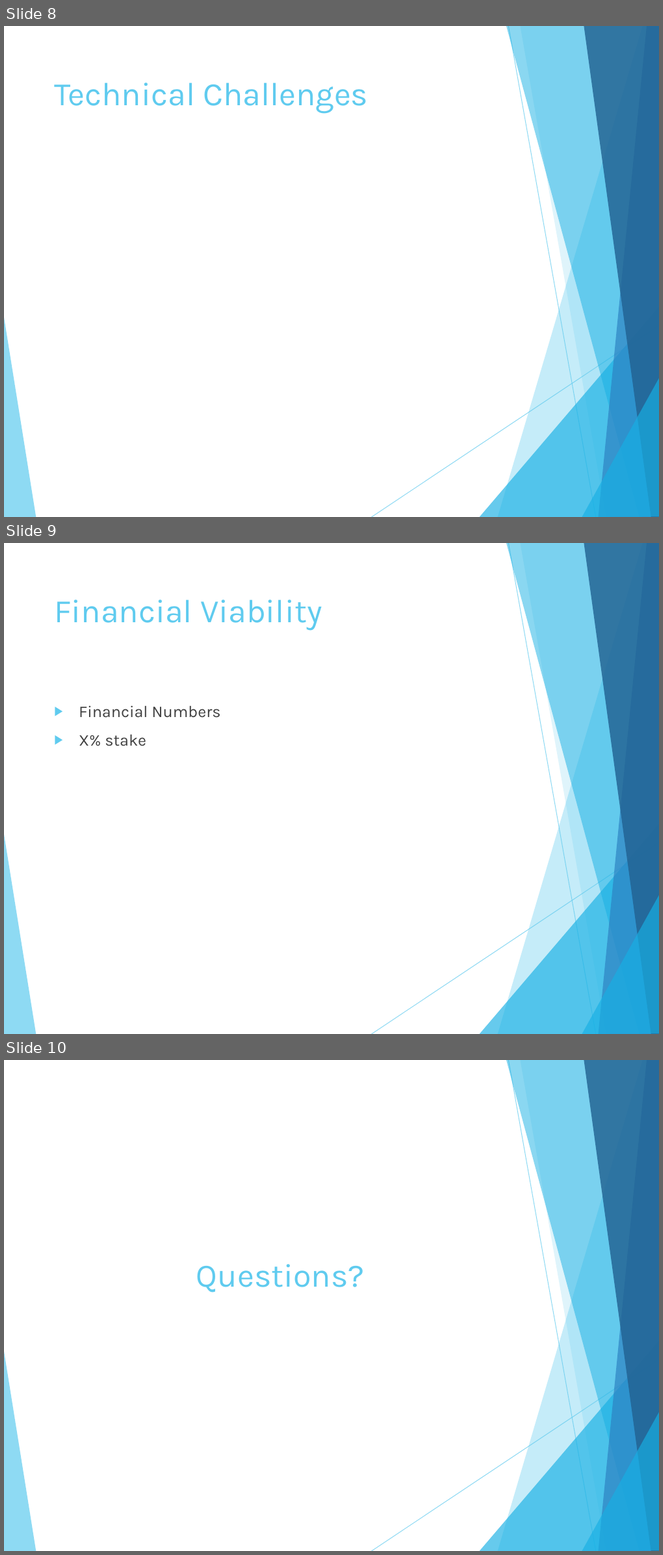
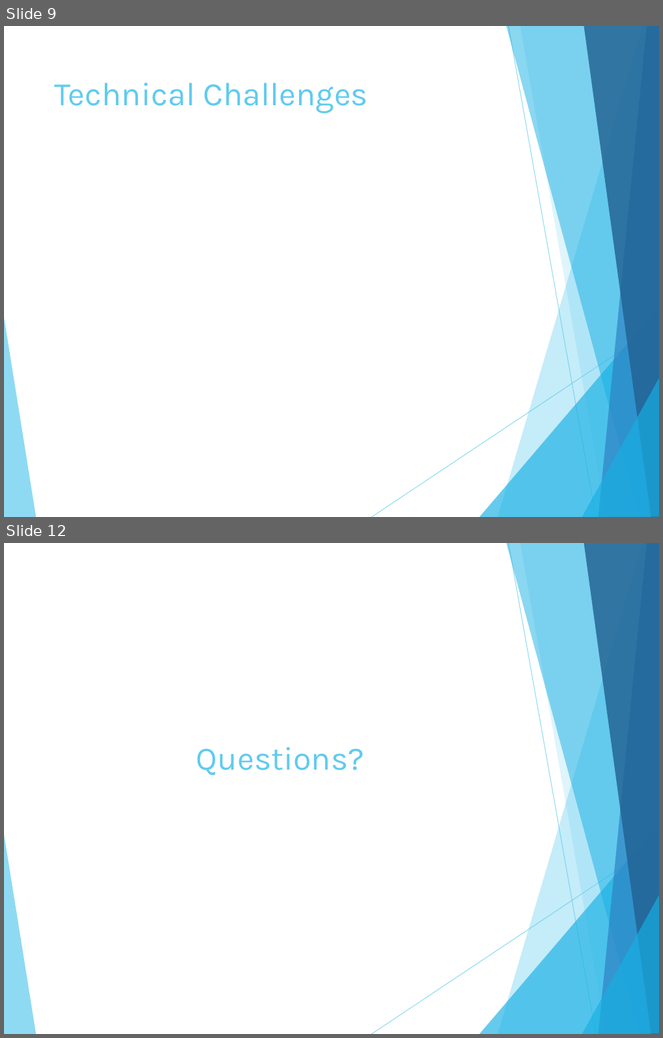
Before and after one commit to vigneshniyer/FinishLine-ShoppingBot, a slide deck: IBM_Finish_Line.pptx. Shown one above the other, each under a label of ours: slides 8, 9 and 10 before the commit, slides 9 and 12 after it; the slides between them are not shown. The pictures are 663x1555 and 663x1038 pixels, drawn with LibreOffice and Linux fonts; fonts in the diff are those of the drawing. Boxes give left, top, right and bottom in pixels: in the first picture for what was removed or moved away, otherwise in the second. Text is boxed around its words. In the diff, an @@ line names an element or a change of style, - is before the commit and + after.

```diff
--- a/IBM_Finish_Line.pptx
+++ b/IBM_Finish_Line.pptx
@@ slide 9 removed at (4, 543, 659, 1034), background #FFFFFF; not listed: 10 template elements that a slide beside it also shows @@
@@ title removed at (54, 600, 322, 631) @@
-Financial Viability
@@ text removed at (79, 705, 220, 746) @@
-▶ Financial Numbers
-▶ X% stake
@@ what was slide 8 is now slide 9 @@
@@ what was slide 10 is now slide 12 @@
```
Also in this commit, not shown: 2 slides changed, 3 slides added.
